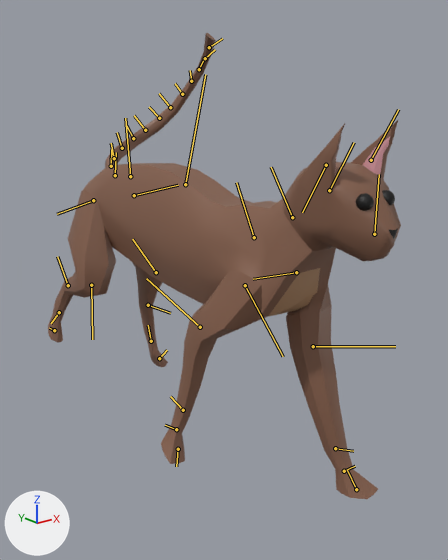
The FBX model Assets/Models/CatWalking.fbx: old version first, new version second.
Both versions are drawn from a 50 mm lens placed at (-0.0361, -0.0525, 0.0374), pointed at (0.0029, -0.0038, 0.0179). Every picture has the same lights, and +X, +Y and +Z are marked at lower left. Both versions are drawn at frame 81 of the action 'Take 001'; the numbers are the values there. The bones that bend it are drawn over the model as lines.
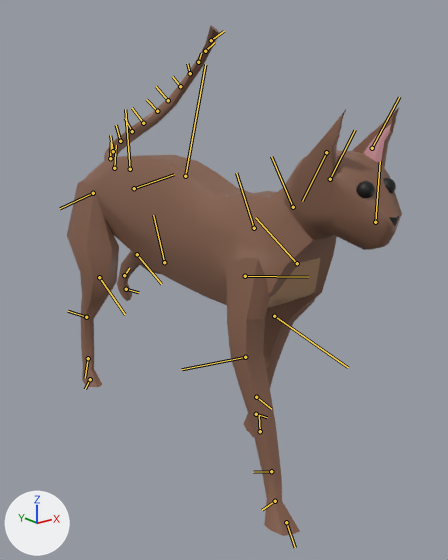
Location of each change, (x1, y1, x2, y2) in pixels of the pictures (448 x 560 px):
'pCube3', posed (10% taller)
    before: (48, 33, 401, 499)
    after: (67, 25, 402, 536)
'pSphere2', posed
    before: (356, 193, 374, 211)
    after: (356, 181, 375, 198)
'pSphere1', posed
    before: (382, 190, 395, 205)
    after: (383, 178, 396, 193)
bone 'Root', root to tip
    before: (130, 176) to (125, 118)
    after: (130, 169) to (125, 109)
bone 'L_hind', root to tip
    before: (134, 195) to (178, 185)
    after: (134, 188) to (174, 174)
bone 'joint9', root to tip
    before: (156, 272) to (132, 239)
    after: (164, 262) to (153, 215)
bone 'joint10', root to tip
    before: (148, 305) to (170, 313)
    after: (137, 254) to (161, 284)
bone 'R_hind', root to tip
    before: (93, 200) to (57, 214)
    after: (93, 193) to (60, 208)
bone 'joint9.001', root to tip
    before: (91, 285) to (92, 339)
    after: (99, 277) to (125, 314)
bone 'joint10.001', root to tip
    before: (68, 285) to (57, 256)
    after: (86, 317) to (68, 311)
bone 'L_shoulder', root to tip
    before: (296, 272) to (253, 279)
    after: (297, 263) to (255, 217)
bone 'joint26', root to tip
    before: (313, 346) to (395, 346)
    after: (274, 316) to (348, 367)
bone 'R_shoulder', root to tip
    before: (245, 285) to (283, 356)
    after: (245, 276) to (308, 277)
bone 'joint26.001', root to tip
    before: (200, 327) to (146, 278)
    after: (245, 357) to (182, 369)

The edits, one by one:
Bone 'Root' (bone_root) moves from (0.01, -0.09, 0.0) to (0.0, 0.0, 0.0).
Bone 'L_hind' (bone_l_hind) turns from (0, 1, 1) to (3, 7, 3) degrees about its own x, y and z.
Bone 'joint9' (bone_joint9) turns from (0, 1, 7) to (-4, 8, 65) degrees about its own x, y and z.
Bone 'joint10' (bone_joint10) turns from (0, -1, 1) to (0, -6, 13) degrees about its own x, y and z.
Bone 'R_hind' (bone_r_hind) turns from (3, 6, 4) to (1, 0, 5) degrees about its own x, y and z.
Bone 'joint9.001' (bone_joint9_001) turns from (-3, 7, 54) to (0, 1, 7) degrees about its own x, y and z.
Bone 'joint10.001' (bone_joint10_001) turns from (0, -5, 11) to (0, -1, 1) degrees about its own x, y and z.
Bone 'L_shoulder' (bone_l_shoulder) turns from (4, 10, -35) to (3, 7, 11) degrees about its own x, y and z.
Bone 'joint26' (bone_joint26) turns from (-1, 9, -30) to (0, 4, -14) degrees about its own x, y and z.
Bone 'R_shoulder' (bone_r_shoulder) turns from (-1, 0, 27) to (5, 1, -29) degrees about its own x, y and z.
Bone 'joint26.001' (bone_joint26_001) turns from (0, 0, -1) to (-1, 5, -16) degrees about its own x, y and z.
